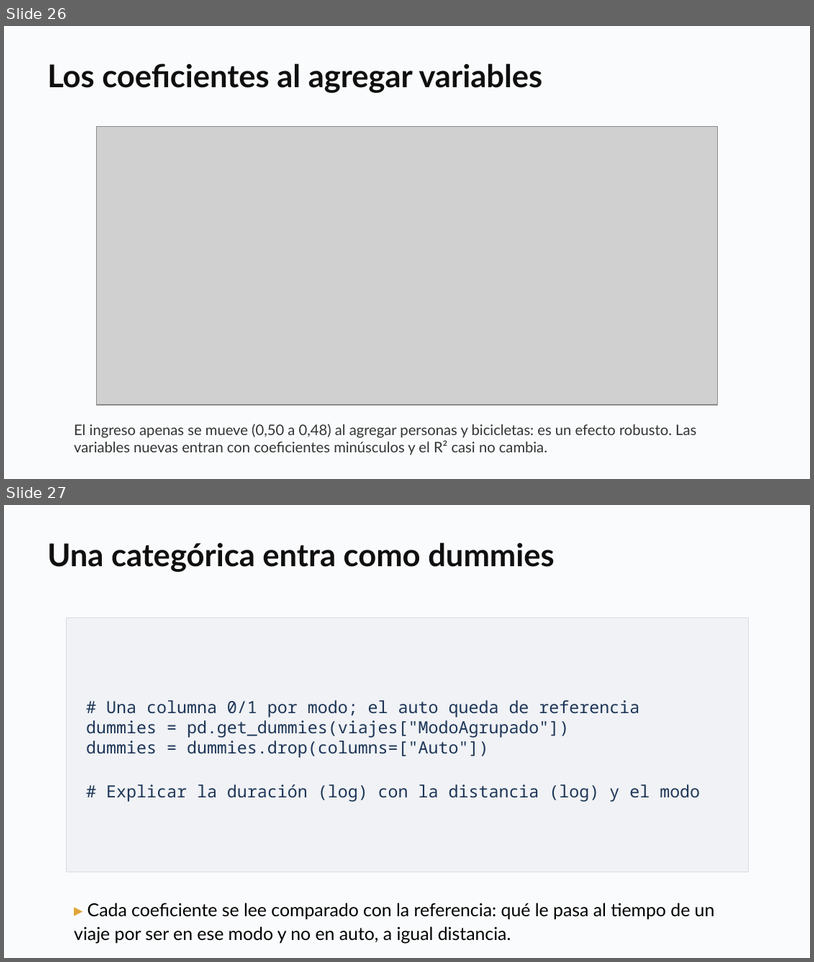
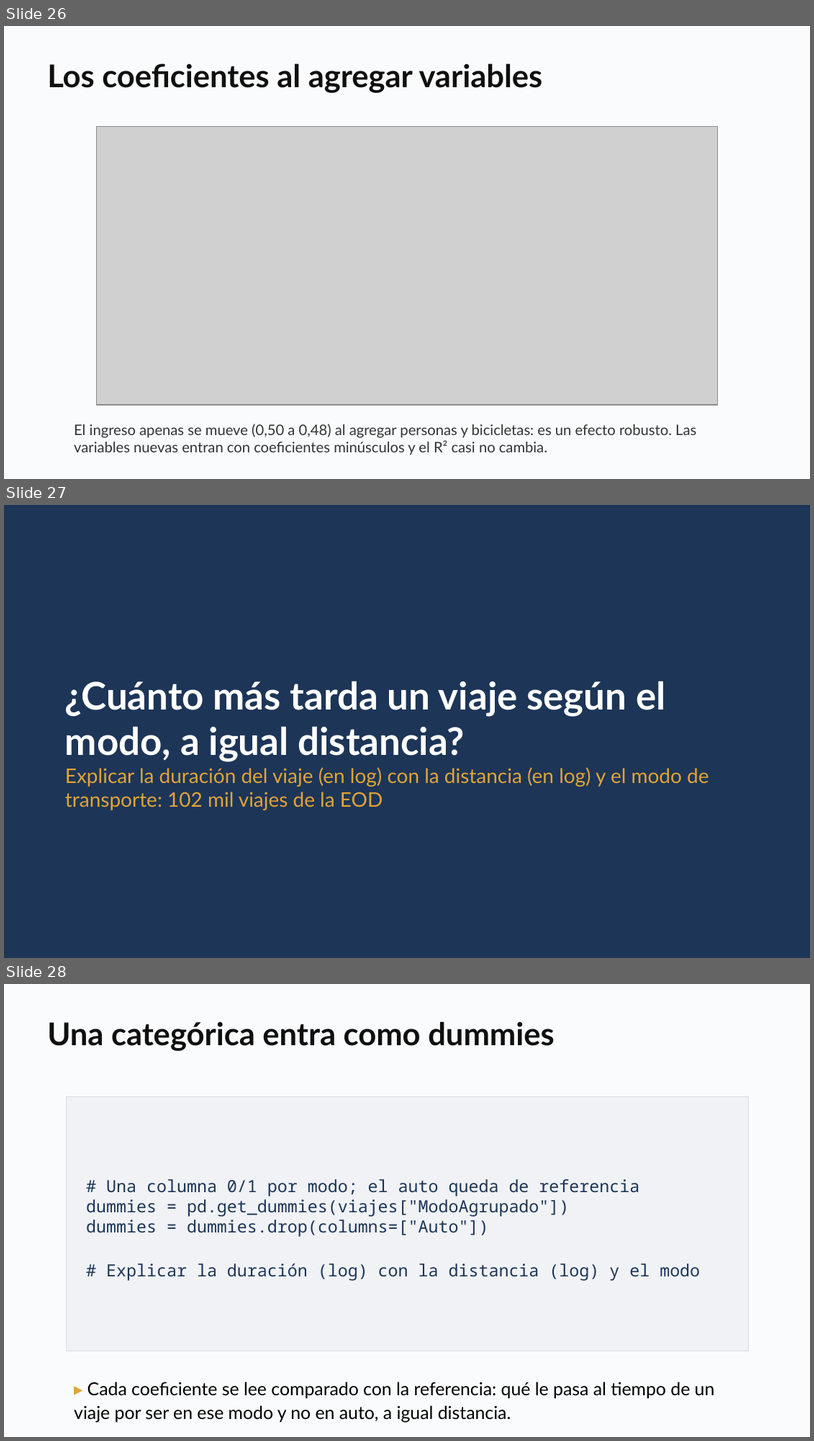
Before and after one commit to daniopitz/diplomado-cdd, a slide deck: presentaciones/clase04_regresion_multiple.pptx. Shown one above the other, each under a label of ours: slides 26 and 27 before the commit, slides 26, 27 and 28 after it. The pictures are 814x962 and 814x1441 pixels, drawn with LibreOffice and Linux fonts; fonts in the diff are those of the drawing; grey boxes stand for pictures. Boxes give left, top, right and bottom in pixels: in the first picture for what was removed or moved away, otherwise in the second. Text is boxed around its words. In the diff, an @@ line names an element or a change of style, - is before the commit and + after.

```diff
--- a/presentaciones/clase04_regresion_multiple.pptx
+++ b/presentaciones/clase04_regresion_multiple.pptx
@@ slide 27 added at [4, 505, 810, 958], background #FFFFFF @@
@@ rectangle added at [4, 505, 810, 958], fill #1D3557 @@
@@ text added at [65, 681, 709, 810], 18 pt, text #E0A437 @@
+¿Cuánto más tarda un viaje según el modo, a igual distancia?
+Explicar la duración del viaje (en log) con la distancia (en log) y el modo de transporte: 102 mil viajes de la EOD
@@ what was slide 27 is now slide 28 @@
```
Also in this commit, not shown: 1 other file.
